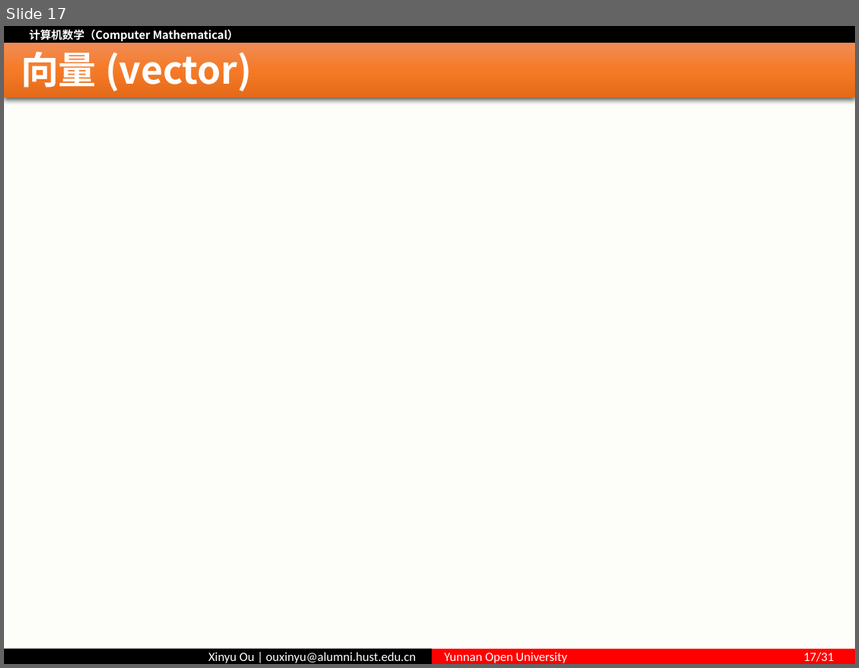
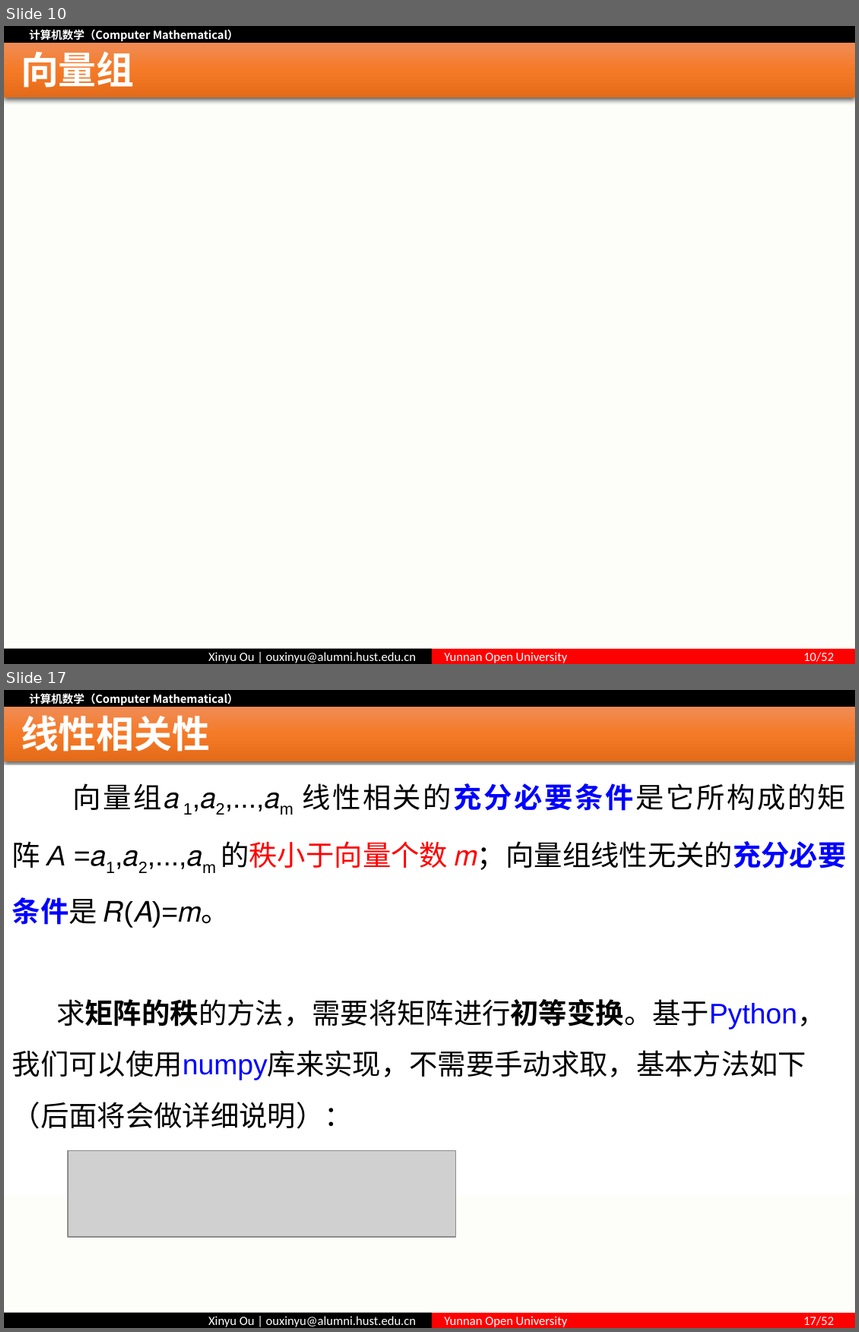
Before and after one commit to ouxinyu/Teaching, a slide deck: ComputerMath/PPT/第03讲 基底与坐标.pptx. Shown one above the other, each under a label of ours: slide 17 before the commit, slides 10 and 17 after it; the slides between them are not shown. The pictures are 859x668 and 859x1332 pixels, drawn with LibreOffice and Linux fonts; fonts in the diff are those of the drawing; grey boxes stand for pictures. Boxes give left, top, right and bottom in pixels: in the first picture for what was removed or moved away, otherwise in the second. Text is boxed around its words. In the diff, an @@ line names an element or a change of style, - is before the commit and + after.

```diff
--- a/ComputerMath/PPT/第03讲 基底与坐标.pptx
+++ b/ComputerMath/PPT/第03讲 基底与坐标.pptx
@@ slide 17 added at bbox=[4, 690, 855, 1328], background #FFFFFF; not listed: 5 template elements that a slide beside it also shows @@
@@ title added at bbox=[21, 715, 210, 758], 32 pt, text #FFFFFF, bold @@
+线性相关性
@@ text added at bbox=[4, 761, 855, 1200], fill #FFFFFF, 24 pt, text #000000 @@
+向量组𝑎1,𝑎2,...,𝑎m 线性相关的充分必要条件是它所构成的矩阵 A =𝑎1,𝑎2,...,𝑎m 的秩小于向量个数 𝑚；向量组线性无关的充分必要条件是 𝑅(𝐴)=𝑚。
+求矩阵的秩的方法，需要将矩阵进行初等变换。基于Python，我们可以使用numpy库来实现，不需要手动求取，基本方法如下（后面将会做详细说明）：
@@ picture added at bbox=[68, 1151, 456, 1237] @@
@@ what was slide 17 is now slide 10 @@
@@ slide 10 changed as well @@
@@ title at bbox=[21, 51, 134, 94]: text changed @@
-向量 (vector)
+向量组
@@ text in rectangle at bbox=[444, 652, 834, 664]: text changed @@
-Yunnan Open University 17/31
+Yunnan Open University 10/52
```
Also in this commit, not shown: 5 other slides changed, 44 other slides added, 32 slides removed, 4 other files.
